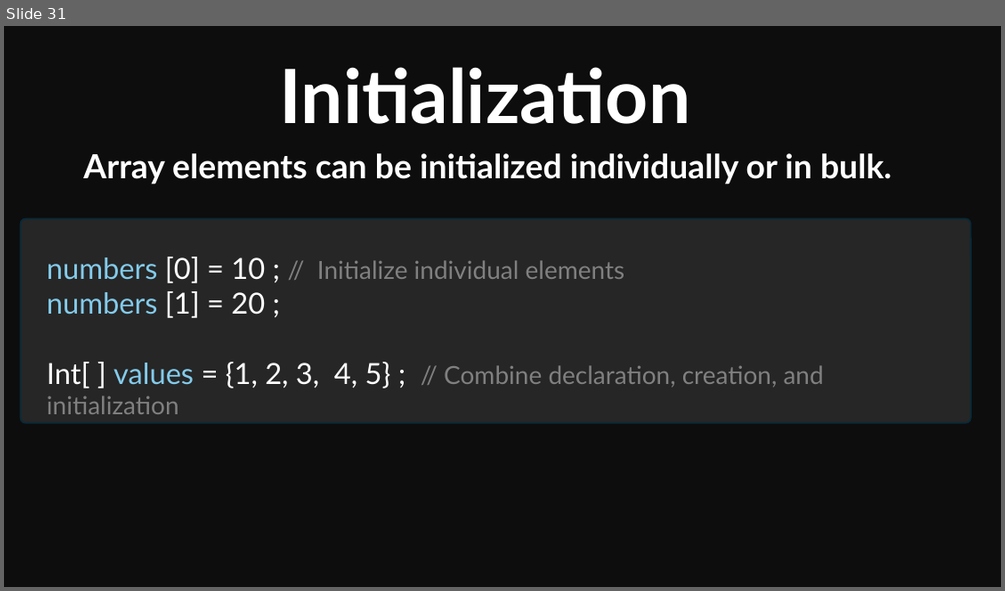
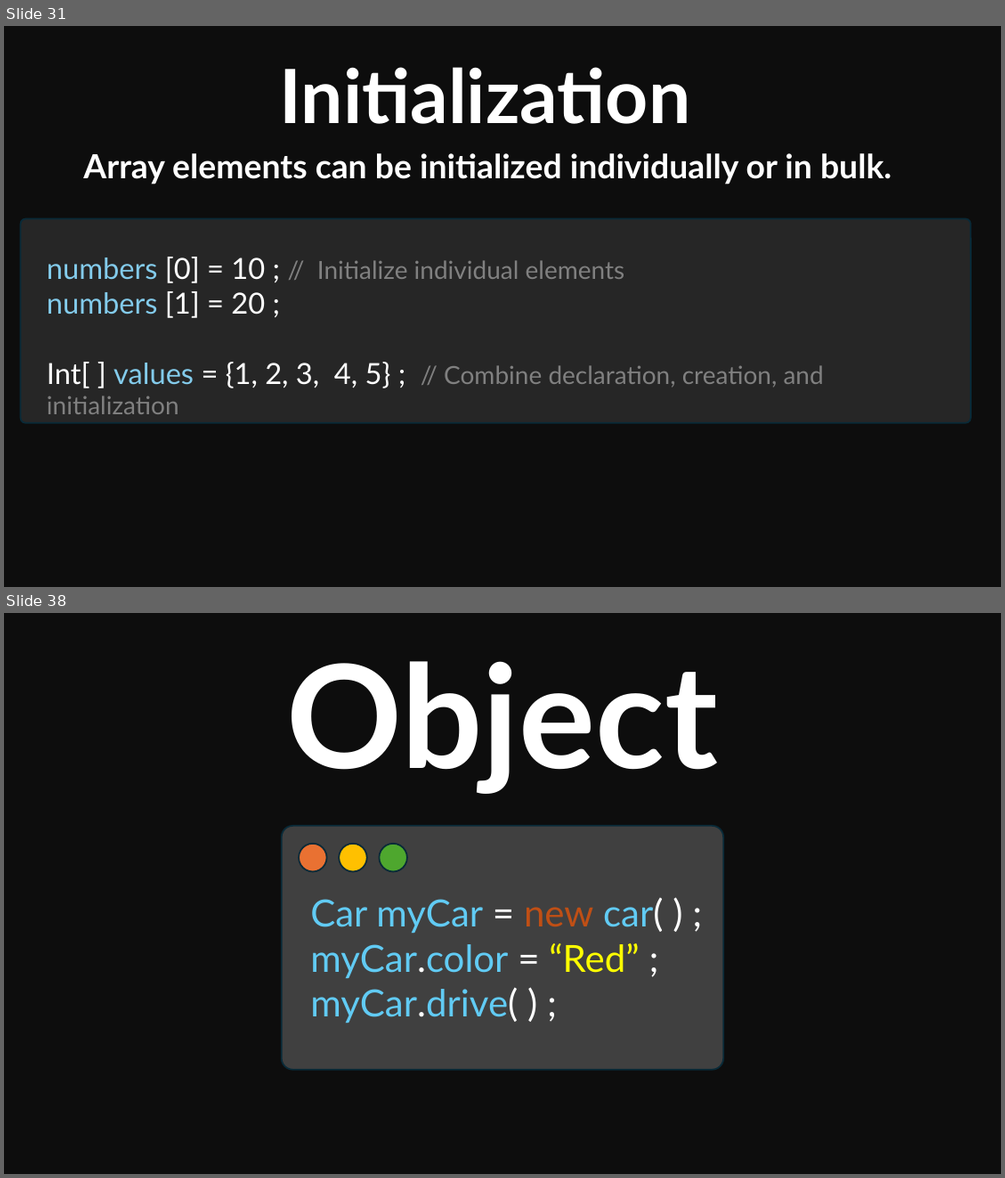
Before and after one commit to Mohitscodiclab/Java_Full_Course, a slide deck: JAVA.pptx. Shown one above the other, each under a label of ours: slide 31 before the commit, slides 31 and 38 after it; the slides between them are not shown. The pictures are 1005x591 and 1005x1178 pixels, drawn with LibreOffice and Linux fonts; fonts in the diff are those of the drawing. Boxes give left, top, right and bottom in pixels: in the first picture for what was removed or moved away, otherwise in the second. Text is boxed around its words. In the diff, an @@ line names an element or a change of style, - is before the commit and + after.

```diff
--- a/JAVA.pptx
+++ b/JAVA.pptx
@@ slide 38 added at [4, 613, 1001, 1174], background #0D0D0D @@
@@ text added at [287, 661, 718, 794], 138 pt, text #FFFFFF, bold @@
+Object
@@ rounded rectangle added at [282, 826, 723, 1070], fill #404040, outline #092A39 1.5 pt @@
@@ ellipse added at [299, 844, 327, 872], fill #E97132, outline #092A39 1.5 pt @@
@@ ellipse added at [339, 844, 367, 872], fill #FFC000, outline #092A39 1.5 pt @@
@@ ellipse added at [380, 844, 408, 872], fill #4EA72E, outline #092A39 1.5 pt @@
@@ text added at [310, 897, 663, 1022], 36 pt, text #61CBF4 @@
+Car myCar = new car( ) ;
+myCar.color = “Red” ;
+myCar.drive( ) ;
```
Also in this commit, not shown: 17 other slides added, 34 other files.
